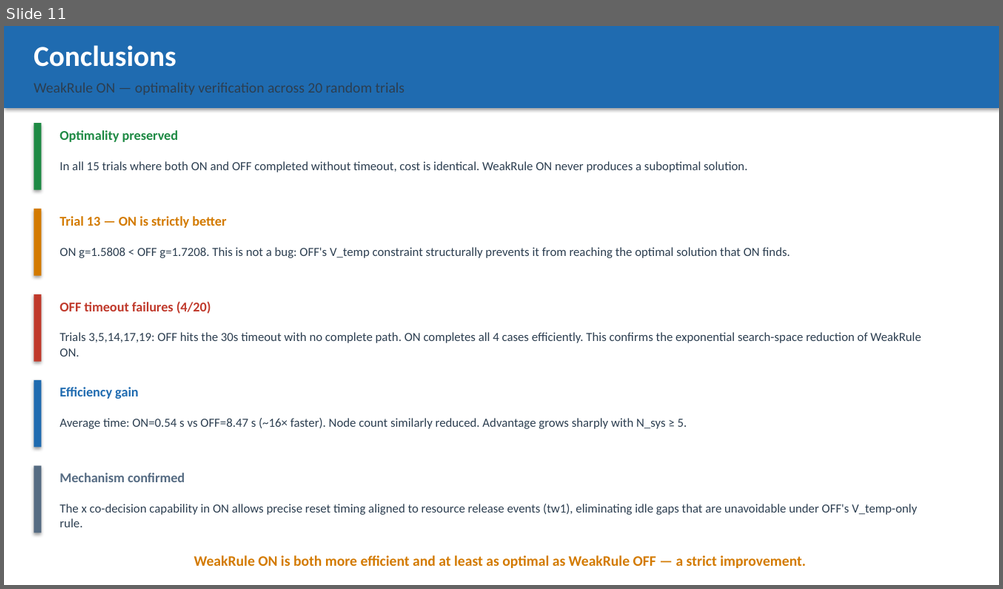
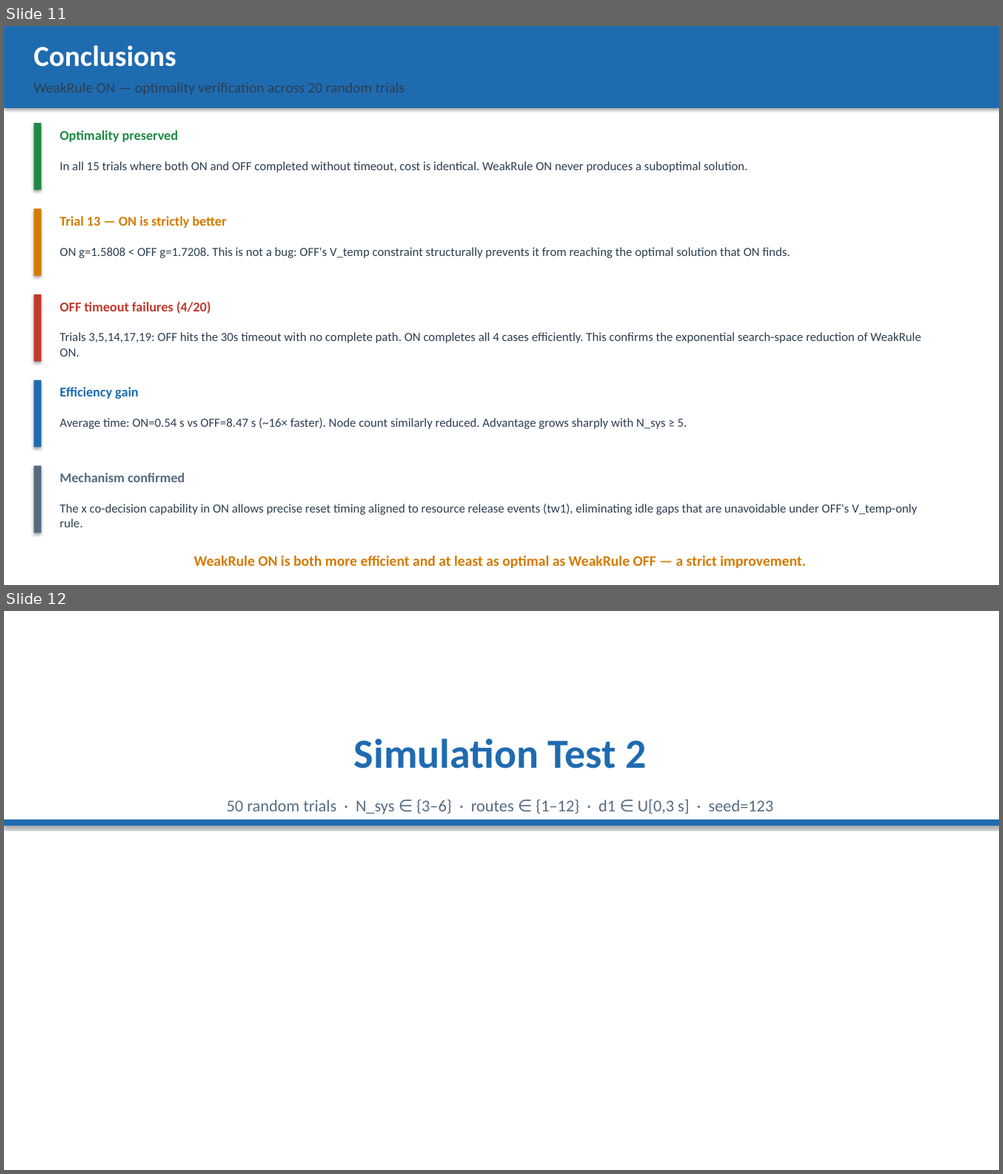
Before and after one commit to lisa061422-afk/distributed-multi-intersection-scheduling, a slide deck: Astar_0619_resettingrule_dif_x/WeakRule_Comparison.pptx. Shown one above the other, each under a label of ours: slide 11 before the commit, slides 11 and 12 after it. The pictures are 1003x589 and 1003x1174 pixels, drawn with LibreOffice and Linux fonts; fonts in the diff are those of the drawing. Boxes give left, top, right and bottom in pixels: in the first picture for what was removed or moved away, otherwise in the second. Text is boxed around its words. In the diff, an @@ line names an element or a change of style, - is before the commit and + after.

```diff
--- a/Astar_0619_resettingrule_dif_x/WeakRule_Comparison.pptx
+++ b/Astar_0619_resettingrule_dif_x/WeakRule_Comparison.pptx
@@ slide 12 added at (4,611,999,1170), background #FFFFFF @@
@@ rectangle added at (4,611,999,1170), fill #FFFFFF @@
@@ text added at (354,738,646,769), 40 pt, text #1F6BB0, bold @@
+Simulation Test 2
@@ text added at (227,800,774,815), 16 pt, text #556B82 @@
+50 random trials · N_sys ∈ {3–6} · routes ∈ {1–12} · d1 ∈ U[0,3 s] · seed=123
@@ rectangle added at (4,820,999,826), fill #1F6BB0 @@
```
Also in this commit, not shown: 4 slides changed, 10 other slides added, 35 other files.
